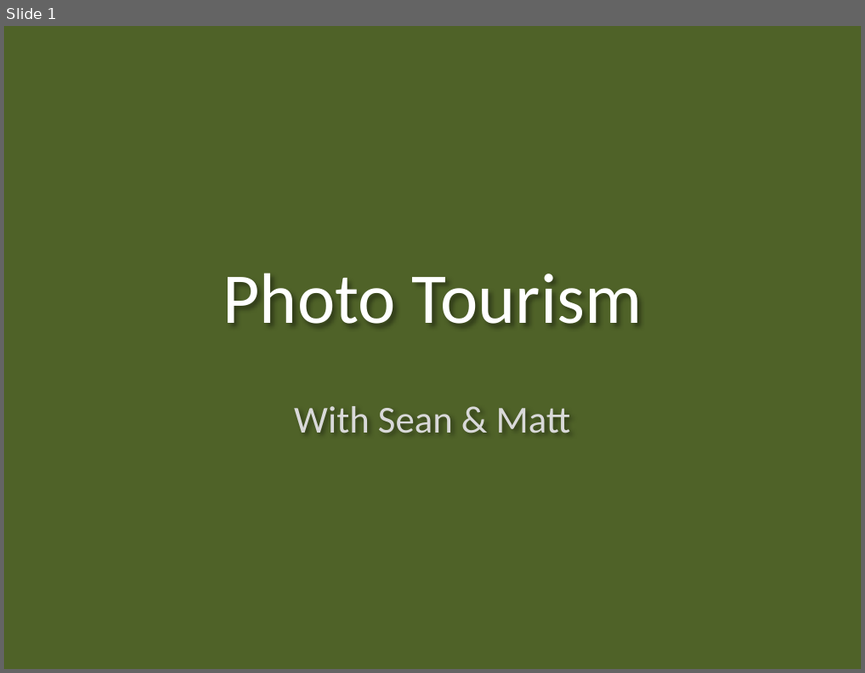
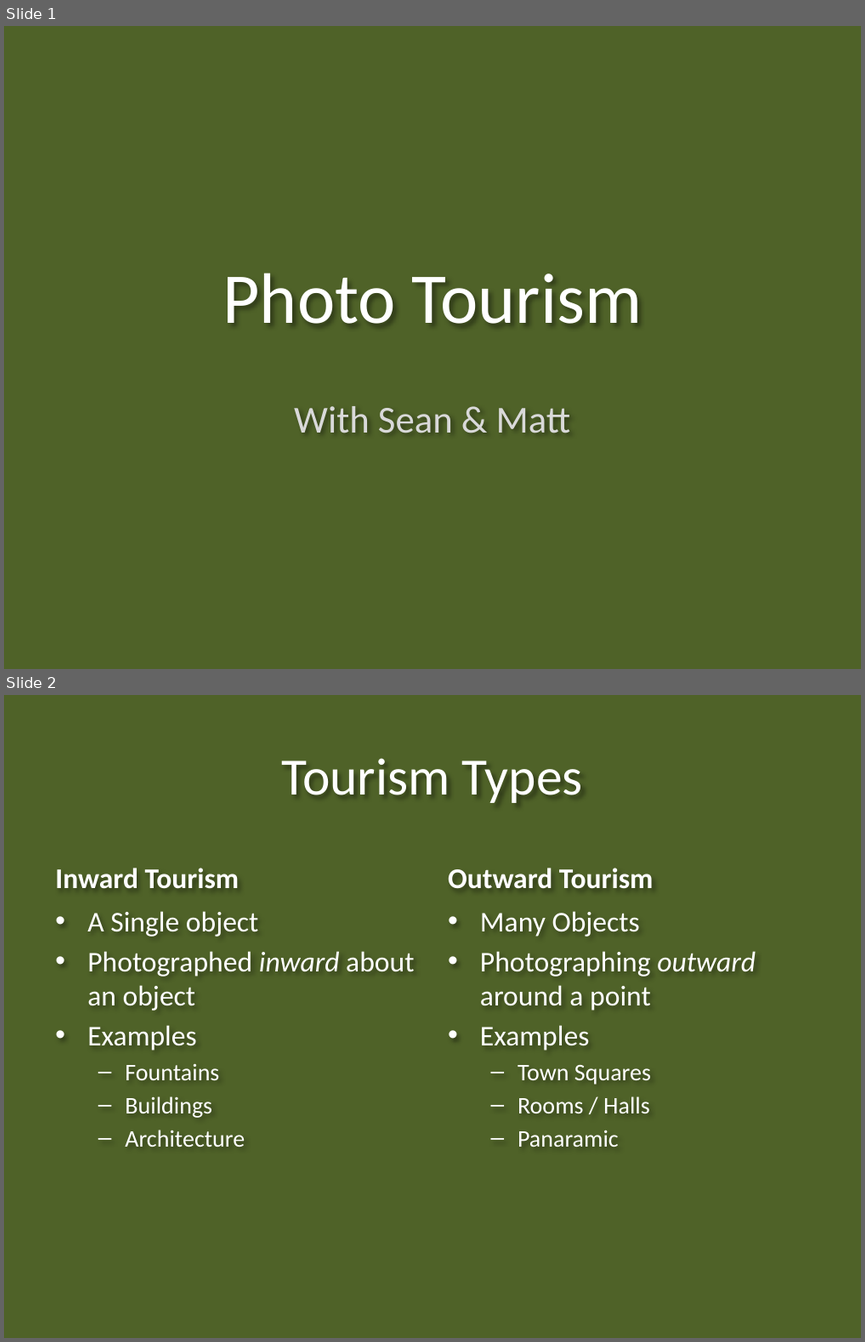
Before and after one commit to seanmunson/ComputerVisions, a slide deck: Presentation/Project Proposal Great Wall.pptx. Shown one above the other, each under a label of ours: slide 1 before the commit, slides 1 and 2 after it. The pictures are 865x673 and 865x1342 pixels, drawn with LibreOffice and Linux fonts; fonts in the diff are those of the drawing; background and template pictures are left out. Boxes give left, top, right and bottom in pixels: in the first picture for what was removed or moved away, otherwise in the second. Text is boxed around its words. In the diff, an @@ line names an element or a change of style, - is before the commit and + after.

```diff
--- a/Presentation/Project Proposal Great Wall.pptx
+++ b/Presentation/Project Proposal Great Wall.pptx
@@ slide 2 added at box(4, 695, 861, 1338), background #4F6228 @@
@@ title added at box(282, 758, 583, 803), 44 pt, text #FFFFFF @@
+Tourism Types
@@ text added at box(55, 868, 239, 889), 24 pt, text #FFFFFF, bold @@
+Inward Tourism
@@ text added at box(448, 868, 653, 889), 24 pt, text #FFFFFF, bold @@
+Outward Tourism
@@ text added at box(87, 911, 414, 1146), 24 pt, text #FFFFFF @@
+• A Single object
+• Photographed inward about an object
+• Examples
+  – Fountains
+  – Buildings
+  – Architecture
@@ text added at box(480, 911, 755, 1146), 24 pt, text #FFFFFF @@
+• Many Objects
+• Photographing outward around a point
+• Examples
+  – Town Squares
+  – Rooms / Halls
+  – Panaramic
```
Also in this commit, not shown: 2 other slides added, 21 other files.
